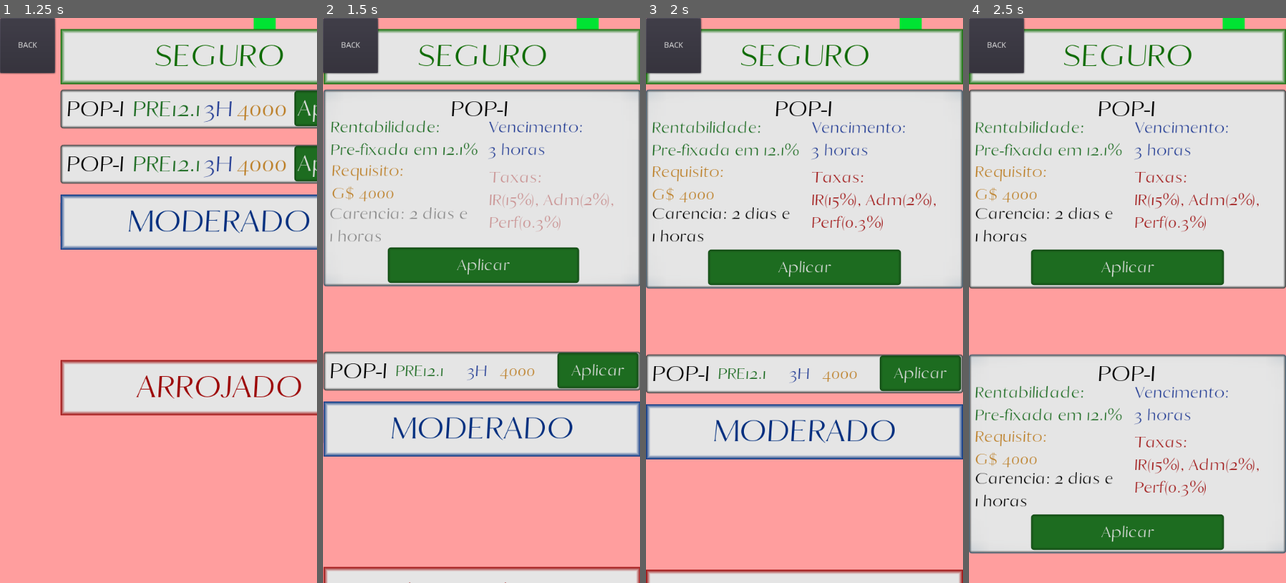
Above: before the commit, frames 1-4 (left to right).
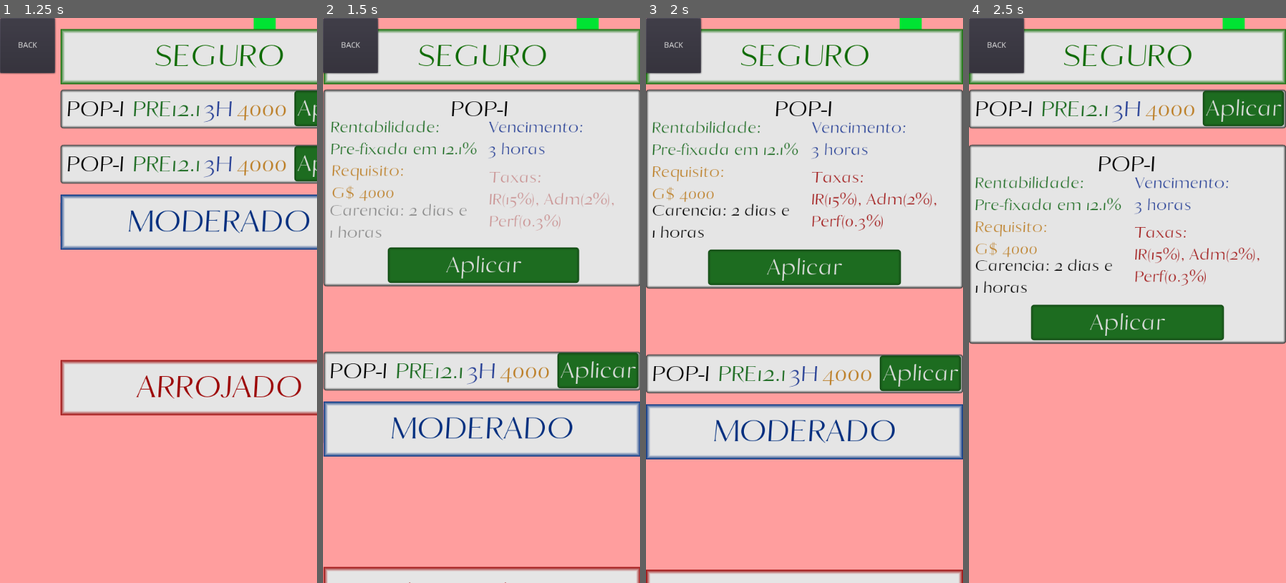
Above: after the commit, the same moments.

Repository: AndreMoukarzel/Grana-Preta
Game: Godot game, scene res://broker/Broker.tscn
The game is run twice, just before and just after one commit, with the same random seed, the same clock (stepped at 60 frames per second) and the same inputs. This scene is started directly instead of the project's main scene.
Inputs:
- Up to frame 1 (1.25 s): click "Investir" at 0.5 s
- Up to frame 2 (1.5 s): click "POP-I" at 1.25 s
- Up to frame 3 (2 s): no input
- Up to frame 4 (2.5 s): click "POP-I" at 2 s

Frame 1 is identical in both runs. In frame 2, 2.7% of the frame differs, in the area x 0-100%, y 12-65%; in frame 3, 3.1%; in frame 4, 59%, in the area x 0-100%, y 12-95%.

Commit message:
Bond Fixes
- Fix expanding a Bond shrinking the info in all other bonds
- Fix clicking extremely fast incorrectly dislocating BondDisplay

Diff:
--- a/broker/BondDisplay.gd
+++ b/broker/BondDisplay.gd
@@ -19,10 +19,39 @@
 		Bond.connect("closed", self, "bond_closed")
 
 
+func close_all_bonds(exception = null):
+	for child in $Safe/Bonds.get_children():
+		if exception and child == exception:
+			continue
+		if child.is_open:
+			child.close()
+	for child in $Moderate/Bonds.get_children():
+		if exception and child == exception:
+			continue
+		if child.is_open:
+			child.close()
+	for child in $Chanceful/Bonds.get_children():
+		if exception and child == exception:
+			continue
+		if child.is_open:
+			child.close()
+
+
+func disable_all_bonds(disable = true):
+	for child in $Safe/Bonds.get_children():
+		child.disabled = disable
+	for child in $Moderate/Bonds.get_children():
+		child.disabled = disable
+	for child in $Chanceful/Bonds.get_children():
+		child.disabled = disable
+
+
 func bond_opened(bond):
 	var pos_y = bond.rect_global_position.y
 	var group = bond.get_parent().get_parent().get_name()
 
+	disable_all_bonds()
+	close_all_bonds(bond)
 	for child in bond.get_parent().get_children():
 		if child.rect_global_position.y > pos_y:
 			var c_pos = child.rect_position.y
@@ -35,11 +64,15 @@
 		var g_pos = $Moderate.rect_position.y
 		$Tween.interpolate_property($Moderate, "rect_position:y", g_pos, g_pos + BOND_EXPANSION, TWN_TIME, Tween.TRANS_QUAD, Tween.EASE_IN_OUT)
 	$Tween.start()
+	yield($Tween, "tween_completed")
+	disable_all_bonds(false)
+
 
 func bond_closed(bond):
 	var pos_y = bond.rect_global_position.y
 	var group = bond.get_parent().get_parent().get_name()
 
+	disable_all_bonds()
 	for child in bond.get_parent().get_children():
 		if child.rect_global_position.y > pos_y:
 			var c_pos = child.rect_position.y
@@ -52,3 +85,5 @@
 		var g_pos = $Moderate.rect_position.y
 		$Tween.interpolate_property($Moderate, "rect_position:y", g_pos, g_pos - BOND_EXPANSION, TWN_TIME, Tween.TRANS_QUAD, Tween.EASE_IN_OUT)
 	$Tween.start()
+	yield($Tween, "tween_completed")
+	disable_all_bonds(false)
--- a/broker/bond/Bond.gd
+++ b/broker/bond/Bond.gd
@@ -7,8 +7,6 @@
 const BASE_HEIGHT = 80
 const TWN_TIME = .2
 const SUBJECT_LESSON_SCN = preload("res://school/Subjects/SubjectLesson.tscn")
-
-onready var font = $Rentability.get("custom_fonts/font")
 
 var is_open = false
 var bond_name : String
@@ -43,26 +41,31 @@
 
 
 func resume_info():
+	$Rentability.rect_scale = Vector2(1, 1)
 	if rentability_type == "Pre-fixada":
 		$Rentability.text = str("PRE", rentability)
 	elif rentability_type == "Pos-fixada":
 		$Rentability.text = str("POS", rentability)
 
+	$Expiration.rect_scale = Vector2(1, 1)
 	if expiration[0] > 0: # days left
 		$Expiration.text = str(expiration[0], "D")
 	elif expiration[1] > 0: # hours left
 		$Expiration.text = str(expiration[1], "H")
 
+	$MinInvestment.rect_scale = Vector2(1, 1)
 	$MinInvestment.text = str(min_investment)
 
 
 func expand_info():
+	$Rentability.rect_scale = Vector2(.7, .7)
 	$Rentability.text = "Rentabilidade:\n"
 	if rentability_type == "Pre-fixada":
 		$Rentability.text += str("Pre-fixada em ", rentability , "%")
 	elif rentability_type == "Pos-fixada":
 		$Rentability.text += str("Pos-fixada em ", rentability , "%")
 
+	$Expiration.rect_scale = Vector2(.7, .7)
 	$Expiration.text = "Vencimento:\n"
 	if expiration[0] > 0: # days left
 		$Expiration.text += str(expiration[0], " dias")
@@ -71,29 +74,29 @@
 	elif expiration[1] > 0: # hours left
 		$Expiration.text += str(expiration[1], " horas")
 
+	$MinInvestment.rect_scale = Vector2(.7, .7)
 	$MinInvestment.text = str("Requisito:\nG$ ", min_investment)
 
 
 func close():
+	resume_info()
 	$MinTime.hide()
 	$Taxes.hide()
 	$Tween.interpolate_property(self, "rect_size:y", null, 70, TWN_TIME, Tween.TRANS_QUAD, Tween.EASE_IN_OUT)
 	$Tween.interpolate_property($Name, "rect_position:x", null, 10, TWN_TIME, Tween.TRANS_QUAD, Tween.EASE_IN_OUT)
-	$Tween.interpolate_property($Rentability, "rect_position", null, Vector2(130, 0), TWN_TIME, Tween.TRANS_QUAD, Tween.EASE_IN_OUT)
-	$Tween.interpolate_property($Expiration, "rect_position", null, Vector2(260, 0), TWN_TIME, Tween.TRANS_QUAD, Tween.EASE_IN_OUT)
-	$Tween.interpolate_property($MinInvestment, "rect_position", null, Vector2(320, 0), TWN_TIME, Tween.TRANS_QUAD, Tween.EASE_IN_OUT)
+	$Tween.interpolate_property($Rentability, "rect_position", null, Vector2(130, -20), TWN_TIME, Tween.TRANS_QUAD, Tween.EASE_IN_OUT)
+	$Tween.interpolate_property($Expiration, "rect_position", null, Vector2(260, -20), TWN_TIME, Tween.TRANS_QUAD, Tween.EASE_IN_OUT)
+	$Tween.interpolate_property($MinInvestment, "rect_position", null, Vector2(320, -20), TWN_TIME, Tween.TRANS_QUAD, Tween.EASE_IN_OUT)
 	$Tween.interpolate_property($Apply, "rect_position", null, Vector2(425, 2), TWN_TIME, Tween.TRANS_QUAD, Tween.EASE_IN_OUT)
 	$Tween.interpolate_property($Apply, "rect_size", null, Vector2(147, 64), TWN_TIME, Tween.TRANS_QUAD, Tween.EASE_IN_OUT)
 	$Tween.start()
-
-	font.size = 50
-	resume_info()
 
 	is_open = false
 	emit_signal("closed", self)
 
 
 func open():
+	expand_info()
 	$MinTime.show()
 	$Taxes.show()
 	$Tween.interpolate_property(self, "rect_size:y", null, 360, TWN_TIME, Tween.TRANS_QUAD, Tween.EASE_IN_OUT)
@@ -107,9 +110,6 @@
 	$Tween.interpolate_property($Taxes, "modulate", Color(1, 1, 1, 0), Color(1, 1, 1, 1), 2*TWN_TIME, Tween.TRANS_QUAD, Tween.EASE_IN_OUT)
 	$Tween.start()
 
-	font.size = 35
-	expand_info()
-
 	is_open = true
 	emit_signal("opened", self)
 
--- a/broker/bond/Bond.tscn
+++ b/broker/bond/Bond.tscn
@@ -48,6 +48,8 @@
 rect_min_size = Vector2( 576, 70 )
 custom_styles/hover = SubResource( 1 )
 custom_styles/pressed = SubResource( 1 )
+custom_styles/focus = SubResource( 1 )
+custom_styles/disabled = SubResource( 1 )
 custom_styles/normal = SubResource( 1 )
 script = ExtResource( 1 )
 
@@ -90,10 +92,11 @@
 [node name="MinTime" type="Label" parent="."]
 visible = false
 margin_left = 10.0
-margin_top = 190.0
+margin_top = 200.0
 margin_right = 168.0
-margin_bottom = 301.0
-custom_fonts/font = SubResource( 2 )
+margin_bottom = 311.0
+rect_scale = Vector2( 0.7, 0.7 )
+custom_fonts/font = SubResource( 6 )
 custom_colors/font_color = Color( 0, 0, 0, 1 )
 text = "2 dias e
 15 horas"
@@ -105,7 +108,8 @@
 margin_top = 140.0
 margin_right = 641.0
 margin_bottom = 251.0
-custom_fonts/font = SubResource( 2 )
+rect_scale = Vector2( 0.7, 0.7 )
+custom_fonts/font = SubResource( 6 )
 custom_colors/font_color = Color( 0.635294, 0.101961, 0.101961, 1 )
 text = "IR(20%), Adm(3%),
 Perf(200%)"
Not shown: 6 places in broker/bond/Bond.tscn that only renumber resources
